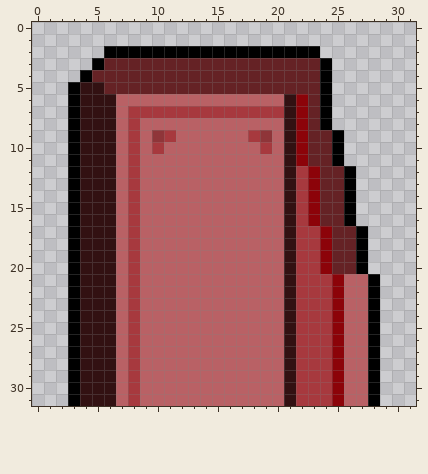
Pixel-art sprite -- gfx/MShockXotto+/pngs_tiles_32x32/vehicle/seats/vp_seat_back_left_west.png. The first picture shows the starting point.
The file is 32x32 pixels. Colours within 5 levels of each other are drawn and written as one.
New version:
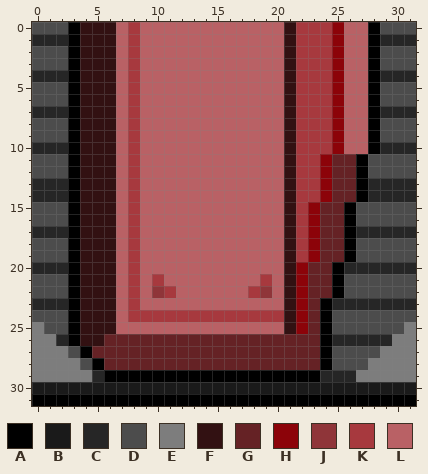
Palette (. is transparent): A #000000  B #1a1a1a  C #262626  D #4c4c4c  E #7d7d7d  F #321112  G #652225  H #8c0309  J #8f3539  K #a7393e  L #b96165
The edit:
Changed rows in their new state; - is an unchanged pixel.
first column x 0:
 0 DDDAFFFLKLLLLLLLLLLLLFKKKHLLADDD
 1 CCCAFFFLKLLLLLLLLLLLLFKKKHLLACCC
 2 DDDAFFFLKLLLLLLLLLLLLFKKKHLLADDD
 3 DDDAFFFLKLLLLLLLLLLLLFKKKHLLADDD
 4 CCCAFFFLKLLLLLLLLLLLLFKKKHLLACCC
 5 DDD---FLKLLLLLLLLLLLLFKKKHLLADDD
 6 DDD-----K-------------KKKHLLADDD
 7 CCC------LLLLLLLLLLLL-KKKHLLACCC
 8 DDD-------------------KKKHLLADDD
 9 DDD-------LL------LL--KKKHLLADDD
10 CCC-------L--------L--KKKHLLACCC
11 DDD-------------------KKHGGADDDD
12 DDD--------------------KH-GADDDD
13 CCC--------------------KH-GACCCC
14 CCC--------------------KH-GACCCC
15 DDD------------------------DDDDD
16 DDD------------------------DDDDD
17 CCC--------------------HG-ACCCCC
18 DDD--------------------HG-ADDDDD
19 DDD--------------------HG-ADDDDD
20 CCC-------------------HGGACCCCCC
21 DDD-------K--------K--HGGADDDDDD
22 DDD-------JK------KJ--HGGADDDDDD
23 CCC-------------------HGACCCCCCC
24 DDD------KKKKKKKKKKKK-HGADDDDDDD
25 EDD-----L-------------HGADDDDDDE
26 EEC---GGGGGGGGGGGGGGGGGGACCCCCEE
27 EEEDAGGGGGGGGGGGGGGGGGGGADDDDEEE
28 EEEEDAGGGGGGGGGGGGGGGGGGADDDEEEE
29 EEEEECAAAAAAAAAAAAAAAAAACCCEEEEE
30 BBBBBBBBBBBBBBBBBBBBBBBBBBBBBBBB
31 AAA-AAAAAAAAAAAAAAAAAAAAAAAA-AAA
Boxes around the changes in both pictures, in picture pixels (x1, y1, x2, y2):
changed: (32, 22, 416, 406)
